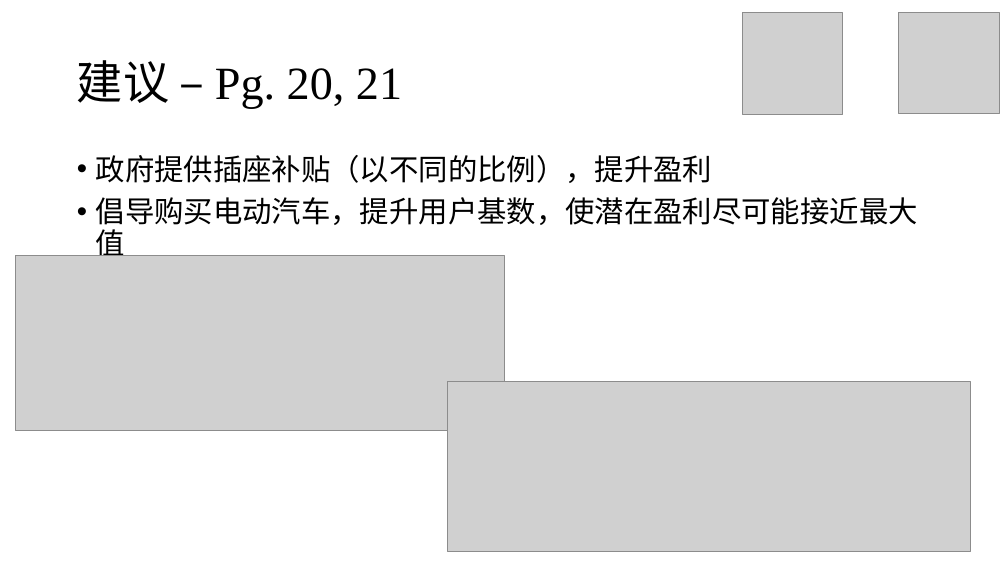
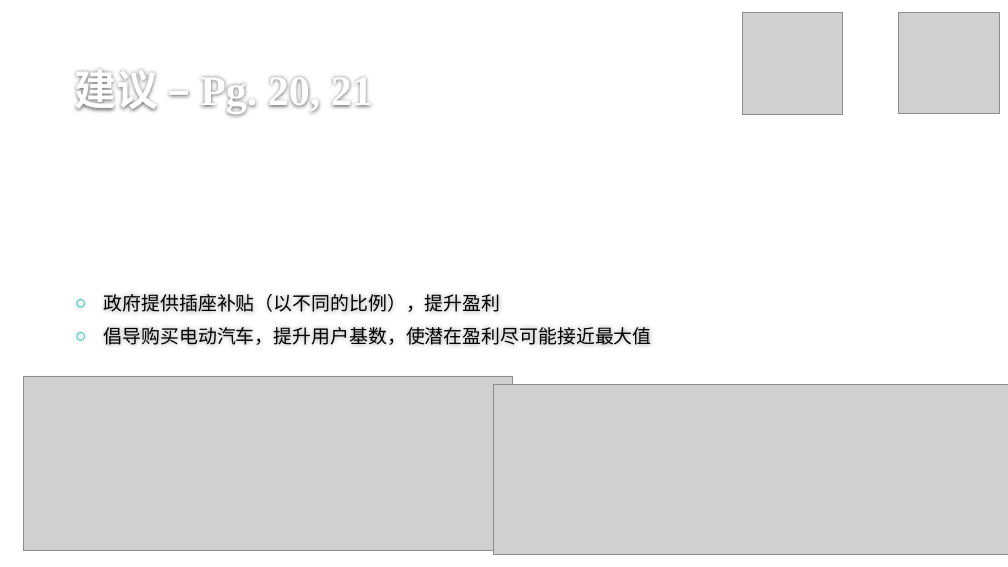
Before and after one commit to stOOrz-Science-Mind/2019_HiMCM_A_10005, a slide deck: slide 40 of 10005.pptx (slide 39 before the commit). Drawn at 1008x567 pixels with LibreOffice and Linux fonts; fonts in the diff are those of the drawing; grey boxes stand for pictures; background and template pictures are left out. Boxes give left, top, right and bottom in pixels: in the first picture for what was removed or moved away, otherwise in the second. Text is boxed around its words. In the diff, an @@ line names an element or a change of style, - is before the commit and + after.

```diff
--- a/10005.pptx
+++ b/10005.pptx
@@ title "建议 – Pg. 20, 21" moved from (x1=77, y1=60, x2=402, y2=109) to (x1=75, y1=70, x2=373, y2=113) @@
@@ title "建议 – Pg. 20, 21" at (x1=75, y1=70, x2=373, y2=113): size 44 to 40 pt, text colour #000000 to #FEFEFE, bold on; line spacing 0.9 to 1; vertical alignment middle to bottom @@
@@ text "政府提供插座补贴（以不同的比例），提升盈利" moved from (x1=96, y1=155, x2=918, y2=256) to (x1=104, y1=294, x2=652, y2=345) @@
@@ text "政府提供插座补贴（以不同的比例），提升盈利" at (x1=104, y1=294, x2=652, y2=345): size 28 to 18 pt; bullet • to ○; line spacing 0.9 to 1; vertical alignment top to middle @@
@@ picture moved from (x1=16, y1=255, x2=504, y2=430) to (x1=23, y1=376, x2=512, y2=551) @@
@@ picture resized from (x1=448, y1=381, x2=970, y2=551) to (x1=493, y1=385, x2=1008, y2=554) @@
```
Also in this commit, not shown: 43 other slides changed, 1 slide added.
